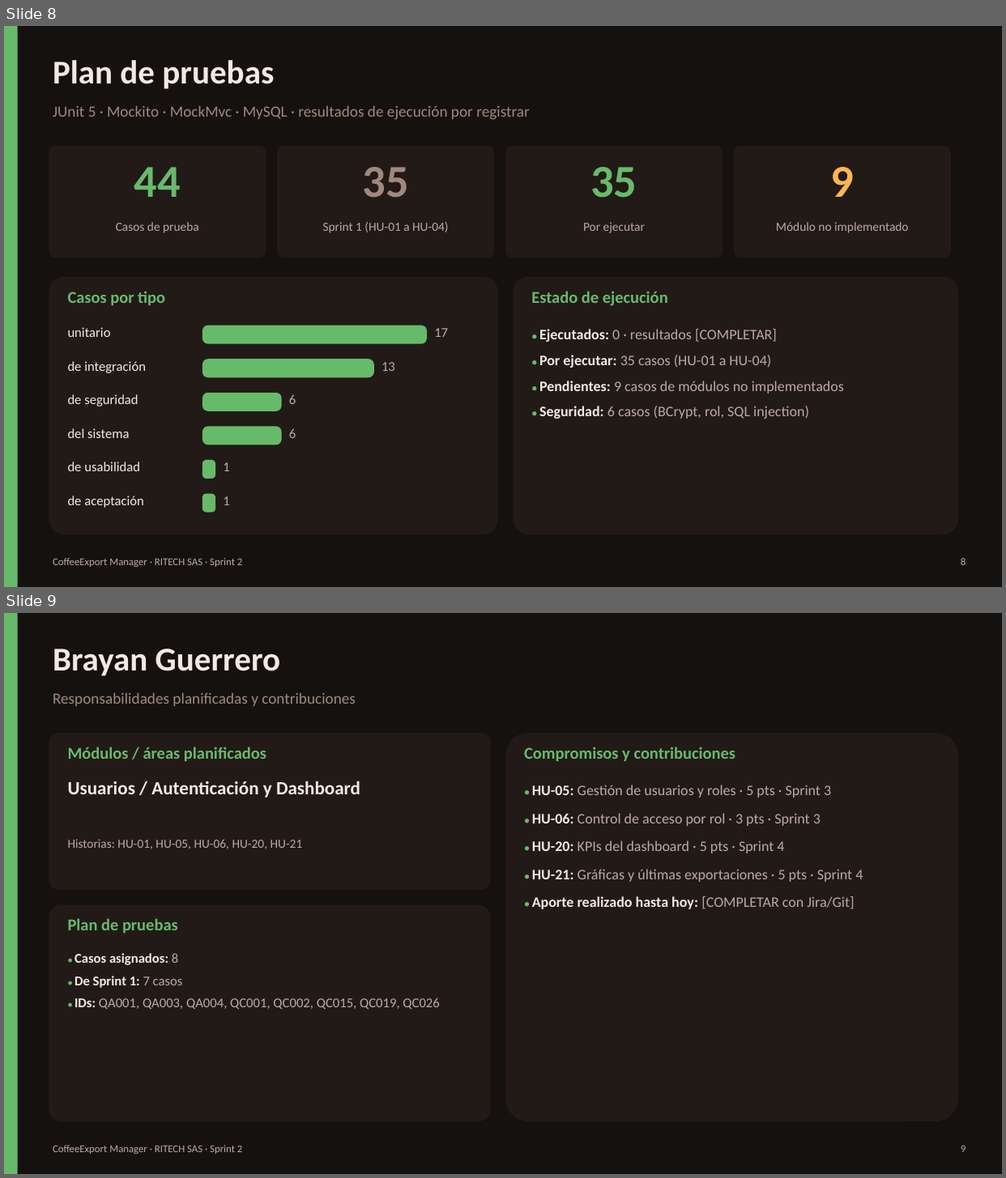
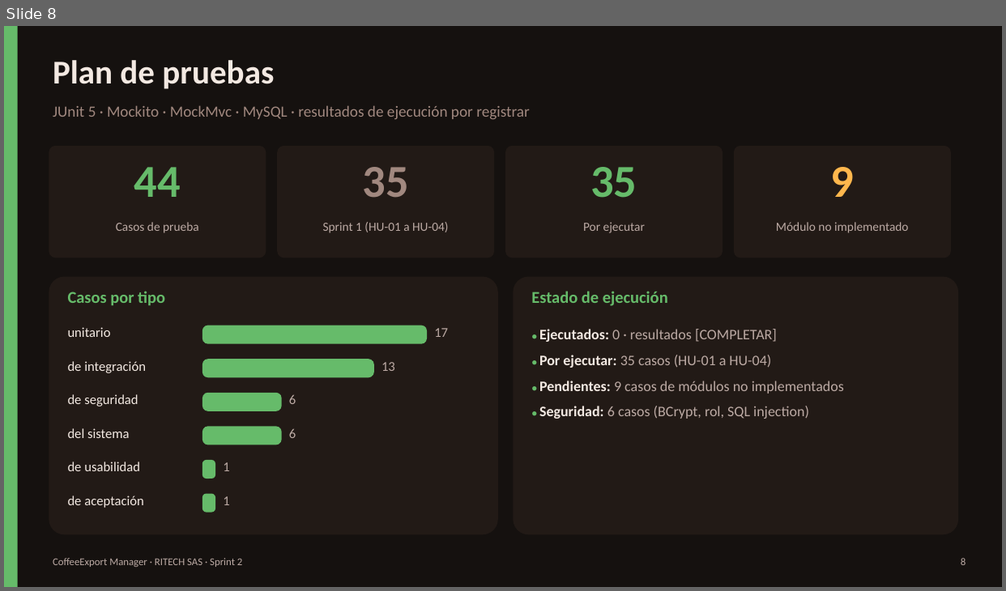
Before and after one commit to brayanckr/Proyecto-Calidad-de-software, a slide deck: docs/sprint2/CoffeeExport_Manager_Sprint2.pptx. Shown one above the other, each under a label of ours: slides 8 and 9 before the commit, slide 8 after it. The pictures are 1006x1178 and 1006x591 pixels, drawn with LibreOffice and Linux fonts; fonts in the diff are those of the drawing. Boxes give left, top, right and bottom in pixels: in the first picture for what was removed or moved away, otherwise in the second. Text is boxed around its words. In the diff, an @@ line names an element or a change of style, - is before the commit and + after.

Commit message:
Presentación: eliminar diapositivas individuales con marcadores pendientes
Se quitan las 5 diapositivas por integrante (pendientes de sus aportes
reales). La presentación queda en 10 diapositivas.

```diff
--- a/docs/sprint2/CoffeeExport_Manager_Sprint2.pptx
+++ b/docs/sprint2/CoffeeExport_Manager_Sprint2.pptx
@@ slide 9 removed at [4, 613, 1002, 1174], background #15110F @@
@@ rectangle removed at [4, 613, 18, 1174] @@
@@ text removed at [53, 649, 280, 676] @@
-Brayan Guerrero
@@ text removed at [53, 692, 356, 706] @@
-Responsabilidades planificadas y contribuciones
@@ rounded rectangle removed at [49, 733, 491, 890] @@
@@ rounded rectangle removed at [505, 733, 958, 1122] @@
@@ text removed at [68, 747, 266, 761] @@
-Módulos / áreas planificados
@@ text removed at [524, 747, 736, 761] @@
-Compromisos y contribuciones
@@ text removed at [68, 781, 360, 798] @@
-Usuarios / Autenticación y Dashboard
@@ text removed at [532, 785, 863, 909] @@
-● HU-05: Gestión de usuarios y roles · 5 pts · Sprint 3
-● HU-06: Control de acceso por rol · 3 pts · Sprint 3
-● HU-20: KPIs del dashboard · 5 pts · Sprint 4
-● HU-21: Gráficas y últimas exportaciones · 5 pts · Sprint 4
-● Aporte realizado hasta hoy: [COMPLETAR con Jira/Git]
@@ text removed at [68, 839, 303, 850] @@
-Historias: HU-01, HU-05, HU-06, HU-20, HU-21
@@ rounded rectangle removed at [49, 905, 491, 1122] @@
@@ text removed at [68, 918, 178, 933] @@
-Plan de pruebas
@@ text removed at [74, 953, 439, 1009] @@
-● Casos asignados: 8
-● De Sprint 1: 7 casos
-● IDs: QA001, QA003, QA004, QC001, QC002, QC015, QC019, QC026
@@ text removed at [53, 1145, 242, 1154] @@
-CoffeeExport Manager · RITECH SAS · Sprint 2
@@ text removed at [961, 1145, 965, 1152] @@
-9
```
Also in this commit, not shown: 2 slides changed, 4 other slides removed.
